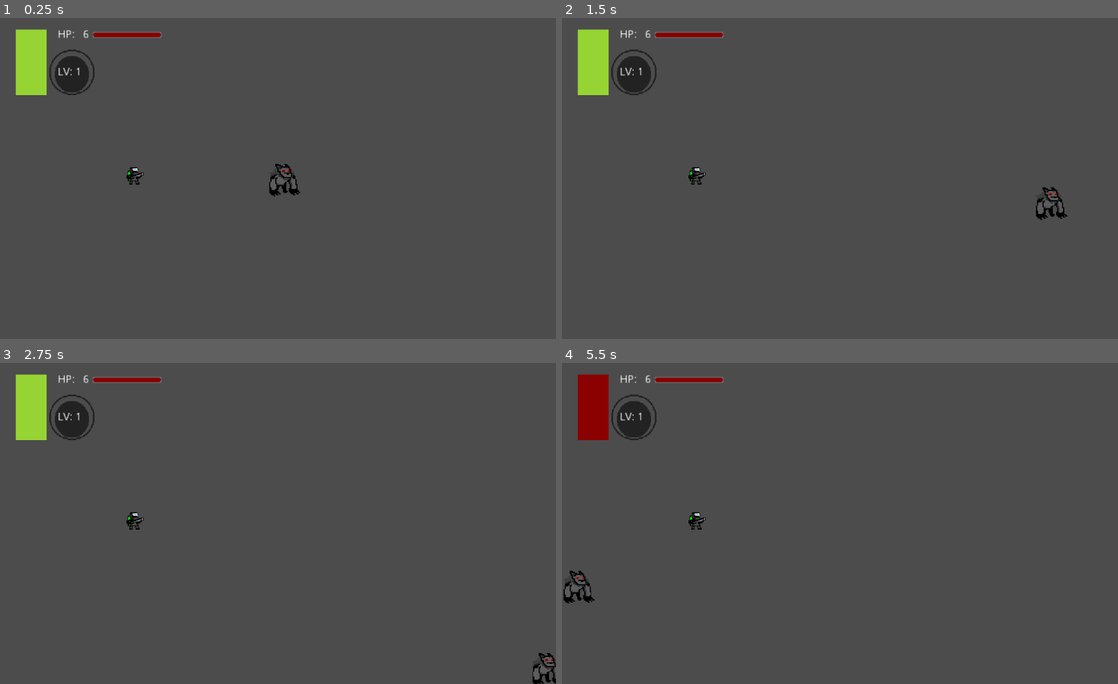
Above: before the commit, frames 1-4 (two rows, left to right).
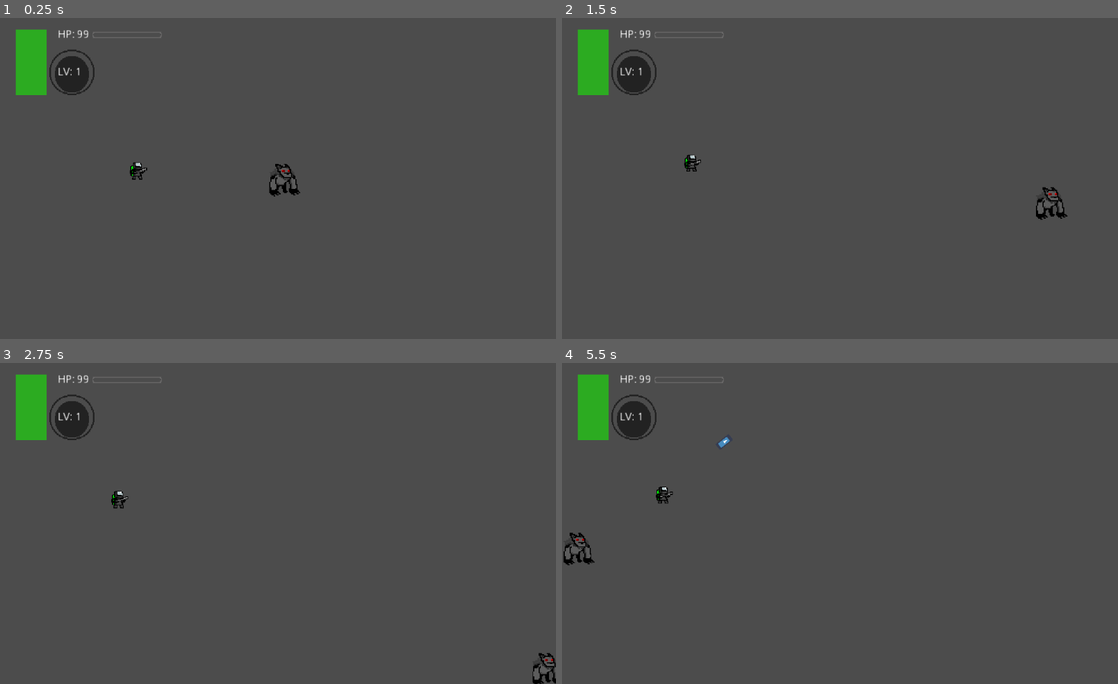
Above: after the commit, the same moments.

Repository: Grupo-DELU/codename-chiguirazo
Game: Godot game, scene res://Scenes/Main.tscn
Two runs of this game, one before a commit and one after it. Both use one fixed random seed, a clock stepped at 60 frames per second and the inputs below. The engine's default icon, where the game draws it, is replaced by a stand-in: a white triangle on a blue panel in a dark square.
Inputs (mouse positions are in pixels of both pictures, inside the frame that each line leads up to):
- Up to frame 1 (0.25 s): no input
- Up to frame 2 (1.5 s): move the mouse to (962, 159) at 0.52 s; hold Right (right) 0.53-1.28 s; click (962, 159) at 0.6 s; move the mouse to (728, 191) at 1.27 s; hold Down (down) from 1.28 s (still down); click (728, 191) at 1.35 s
- Up to frame 3 (2.75 s): move the mouse to (333, 449) at 2.02 s; release Down (down) at 2.03 s; hold Right (right) from 2.03 s (still down); click (333, 449) at 2.1 s
- Up to frame 4 (5.5 s): move the mouse to (812, 587) at 2.77 s; release Right (right) at 2.78 s; hold Up (up) 2.78-3.53 s; click (812, 587) at 2.85 s; move the mouse to (1006, 571) at 3.52 s; hold Left (left) 3.53-5.03 s; click (1006, 571) at 3.6 s; tap Space (skill, bound only before the commit) at 4.15 s; move the mouse to (673, 472) at 4.27 s; click (673, 472) at 4.35 s; move the mouse to (867, 520) at 5.02 s; hold Down (down) from 5.03 s (still down); click (867, 520) at 5.1 s

The runs differ from the first frame. In frame 1, 1.5% of the frame differs, in the area x 2-29%, y 3-52%; in frame 2, 1.5%; in frame 3, 1.6%; in frame 4, 2.0%, in the area x 0-31%, y 3-75%.
Error before the commit: Parse Error: Unknown class: "base_interface" (res://Scripts/BE_base_enemy.gd:1)
Error after the commit: Trying to assign value of type 'TextureProgress' to a variable of type 'ProgressBar'. (res://Scripts/GUI_signal_hub.gd:10)

Commit message:
Skill rework

Diff:
--- a/codename-chiguirazo/Scenes/BP_Lil_Wolf.tscn
+++ b/codename-chiguirazo/Scenes/BP_Lil_Wolf.tscn
@@ -1,11 +1,12 @@
-[gd_scene load_steps=7 format=2]
+[gd_scene load_steps=8 format=2]
 
 [ext_resource path="res://Scenes/ME_Base_Playeru.tscn" type="PackedScene" id=1]
 [ext_resource path="res://Scripts/LW_wolf_extras.gd" type="Script" id=2]
 [ext_resource path="res://Scripts/ME_healto_base.gd" type="Script" id=3]
 [ext_resource path="res://Scripts/Attack/LW_wolf_attack.gd" type="Script" id=4]
-[ext_resource path="res://Scripts/BP_player_movement.gd" type="Script" id=5]
-[ext_resource path="res://Sprites/Lobito.png" type="Texture" id=6]
+[ext_resource path="res://Scenes/BS_Wolf_Skill1.tscn" type="PackedScene" id=5]
+[ext_resource path="res://Scripts/BP_player_movement.gd" type="Script" id=6]
+[ext_resource path="res://Sprites/Lobito.png" type="Texture" id=7]
 
 [node name="Player" instance=ExtResource( 1 )]
 script = ExtResource( 2 )
@@ -16,17 +17,13 @@
 [node name="Attack" parent="." index="1"]
 script = ExtResource( 4 )
 
-[node name="BDuration" type="Timer" parent="Attack" index="3"]
-wait_time = 2.0
-one_shot = true
+[node name="Skill1" parent="Attack" index="2" instance=ExtResource( 5 )]
 
 [node name="Movement" parent="." index="2"]
-script = ExtResource( 5 )
+script = ExtResource( 6 )
 
 [node name="Supuraitu" parent="." index="4"]
 position = Vector2( 8.75, 0 )
 scale = Vector2( 1.91667, 1.875 )
-texture = ExtResource( 6 )
+texture = ExtResource( 7 )
 [connection signal="timeout" from="Attack/ATimer" to="Attack" method="_on_ATimer_timeout"]
-[connection signal="timeout" from="Attack/STimer" to="Attack" method="_on_STimer_timeout"]
-[connection signal="timeout" from="Attack/BDuration" to="Attack" method="_on_BDuration_timeout"]
--- /dev/null
+++ b/codename-chiguirazo/Scenes/BS_Wolf_Skill1.tscn
@@ -0,0 +1,10 @@
+[gd_scene load_steps=3 format=2]
+
+[ext_resource path="res://Scenes/Base_Skill.tscn" type="PackedScene" id=1]
+[ext_resource path="res://Scripts/WS_stat_buff.gd" type="Script" id=2]
+
+[node name="Skill" instance=ExtResource( 1 )]
+script = ExtResource( 2 )
+
+[node name="BDuration" type="Timer" parent="." index="1"]
+one_shot = true
--- /dev/null
+++ b/codename-chiguirazo/Scenes/Base_Skill.tscn
@@ -0,0 +1,7 @@
+[gd_scene format=2]
+
+[node name="Skill" type="Node2D"]
+
+[node name="SkillTimer" type="Timer" parent="."]
+one_shot = true
+[connection signal="timeout" from="SkillTimer" to="." method="_on_SkillTimer_timeout"]
--- a/codename-chiguirazo/Scenes/GUI.tscn
+++ b/codename-chiguirazo/Scenes/GUI.tscn
@@ -13,7 +13,6 @@
 custom_constants/margin_left = 20
 custom_constants/margin_bottom = 20
 script = ExtResource( 1 )
-usable_skill_color = Color( 0.588235, 0.831373, 0.2, 1 )
 
 [node name="HBoxContainer" type="HBoxContainer" parent="."]
 margin_left = 20.0
@@ -30,7 +29,7 @@
 margin_right = 40.0
 margin_bottom = 84.0
 rect_min_size = Vector2( 40, 20 )
-color = Color( 0.588235, 0.831373, 0.2, 1 )
+color = Color( 0.172549, 0.670588, 0.129412, 1 )
 
 [node name="Bars" type="VBoxContainer" parent="HBoxContainer"]
 editor/display_folded = true
--- a/codename-chiguirazo/Scenes/ME_Base_Playeru.tscn
+++ b/codename-chiguirazo/Scenes/ME_Base_Playeru.tscn
@@ -5,8 +5,5 @@
 
 [node name="Base Playeru" instance=ExtResource( 1 )]
 
-[node name="STimer" type="Timer" parent="Attack" index="2"]
-one_shot = true
-
 [node name="Supuraitu" parent="." index="4"]
 texture = ExtResource( 2 )
--- a/codename-chiguirazo/Scenes/Main.tscn
+++ b/codename-chiguirazo/Scenes/Main.tscn
@@ -69,3 +69,6 @@
 light_mask = 16
 anchor_bottom = 1.0
 margin_right = 227.0
+skill_usable = Color( 0.172549, 0.670588, 0.129412, 1 )
+skill_in_use = Color( 0.658824, 0.133333, 0.105882, 1 )
+skill_in_cooldown = Color( 0.278431, 0.282353, 0.341176, 1 )
--- a/codename-chiguirazo/Scripts/Attack/BP_pl_attack.gd
+++ b/codename-chiguirazo/Scripts/Attack/BP_pl_attack.gd
@@ -4,27 +4,23 @@
 
 #Atributos
 
-var c_skill :bool = true  #Check de la capacidad para usar la skill del personaje
-var skill_cooldown  :float
-var prolongated_skill :bool = false
+onready var Player :KinematicBody2D = get_parent()
+onready var Skill1 :Node2D = $"Skill1"
 #Metodos
-
-onready var Skill_timer = $"STimer"
-onready var Player = get_parent()
-
 func _physics_process(delta):
 	if Input.is_action_just_pressed("attack") and c_attack:
 		Basic_attack()
-	if Input.is_action_just_pressed("skill") and c_skill:
-		Use_skill()
+	if Input.is_action_just_pressed("skill1") and Skill1.can_use:
+		Skill1.Use_skill()
+	#match (skill_input) ???
 
 func Basic_attack() -> void:
 	Attack_timer.start()
 
-func Use_skill() -> void:
-
-	Skill_timer.start()
-
-
-func _on_STimer_timeout():
-	c_skill = true
+func Set_skill_cooldown(skill_name :String, time :float) -> void:
+	var STimer
+	for node in get_children():
+		if node.name == skill_name:
+			STimer = node.STimer
+			break
+	STimer.wait_time = time
--- a/codename-chiguirazo/Scripts/Attack/LW_wolf_attack.gd
+++ b/codename-chiguirazo/Scripts/Attack/LW_wolf_attack.gd
@@ -1,13 +1,10 @@
 extends pl_attack
 
 var slash :PackedScene = preload("res://Scenes/Wolf_Attack.tscn") #ataque del lobo
-var m_buff : float= 1.5 #Fuerza del buff (skill)
-var b_duration :float= 5.0  #duración del buff
+
 var s_range :float= 50.0 #rango del salsh (ataque) del lobo
 
-onready var Buff_duration = $"BDuration"
 
-signal b_finished
 
 func Basic_attack() -> void: #Slash (AOE)
 	c_attack = false
@@ -20,33 +17,3 @@
 	add_child(i_slash)
 
 	.Basic_attack() #esto es una supercall, ejecuta la función como está declarada en la clase base
-
-func Use_skill() -> void: #L1: BUFF
-	prolongated_skill = true
-	Player.emit_signal("skill_used",Player)
-	c_skill = false
-
-	var wolfie = get_parent()   #La skill es un buff a estas 3 stats
-	var w_damage = wolfie.damage
-	var w_defense = wolfie.defense
-	var w_speed = wolfie.max_speed
-	wolfie.buffed = true
-
-	wolfie.Damage_change(w_damage * m_buff)
-	wolfie.Defense_change(w_defense * m_buff)
-	wolfie.Speed_change(w_speed * m_buff)
-
-	Buff_duration.start()
-	yield(Buff_duration,"timeout")  #El buff es temporal (se deshace luegode un tiempo)
-
-	wolfie.Damage_change(w_damage)
-	wolfie.Defense_change(w_defense)
-	wolfie.Speed_change(w_speed)
-	emit_signal("b_finished")
-	wolfie.buffed = false
-	Timer
-	.Use_skill()  # espera al cooldown para poder usar la skill de nuevo
-
-
-func _on_BDuration_timeout():
-	pass # Replace with function body.
--- a/codename-chiguirazo/Scripts/BP_base_player.gd
+++ b/codename-chiguirazo/Scripts/BP_base_player.gd
@@ -19,16 +19,14 @@
 
 func update_stats():
 	.update_stats()
-	 #GUI Setup
-	Attack.get_node("STimer").wait_time = skill_cooldown
 
+	#Attack.get_node("STimer").wait_time = skill_cooldown
+	Attack.Set_skill_cooldown("Skill1", skill_cooldown)
+	      #hacer una sola función para los cooldowns de todas las skills???
 
 func Player_take_damage(damage :float) ->void:   #Para ducktyping xd
 	$"Health".Take_damage(damage)
 
-func _process(delta: float) -> void:
-	#Detecta que te estoy pidiendo todo el tiempo
-	pass
 #Metodos de experiencia y niveles
 
 func add_xp(value: float) -> void:   #LLamada por un enemigo cuando muere (te da su xp)
--- /dev/null
+++ b/codename-chiguirazo/Scripts/BS_base_skill.gd
@@ -0,0 +1,23 @@
+extends Node2D
+
+class_name base_skill
+
+#Limiting skill use
+var cooldown :float = 1.5
+var can_use :bool = true
+
+#Skill properties
+var is_prolongated :bool = false
+
+#Nodes
+onready var STimer :Timer= get_node("SkillTimer")
+onready var Manager :Node = get_parent()
+
+func _ready() -> void:
+	STimer.wait_time = cooldown
+
+func Use_skill() -> void:
+	STimer.start()
+
+func _on_SkillTimer_timeout():
+	can_use = true
--- a/codename-chiguirazo/Scripts/GUI_signal_hub.gd
+++ b/codename-chiguirazo/Scripts/GUI_signal_hub.gd
@@ -1,11 +1,23 @@
 extends MarginContainer
 
+#A lot of GUI children
 onready var hp_bar : HBoxContainer= $"HBoxContainer/Bars/Health"
+onready var hp_counter : NinePatchRect = hp_bar.get_node("Counter/Background")
+onready var hp_progress_bar: TextureProgress = hp_bar.get_node("ProgressBar")
+
 onready var exp_bar : HBoxContainer= $"HBoxContainer/Bars/Experience"
+onready var xp_counter : NinePatchRect = exp_bar.get_node("Counter/Background")
+onready var xp_progress_bar: ProgressBar = exp_bar.get_node("ProgressBar")
+
 onready var skill_visual1 : ColorRect = $"HBoxContainer/Skills/ColorRect"
-export(Color) var usable_skill_color = ColorN("darkblue")
 
-func _ready():
+
+#A lot of colors to see
+export(Color) var skill_usable = ColorN("darkblue")
+export(Color) var skill_in_use = ColorN("darkred")
+export(Color) var skill_in_cooldown = ColorN("darkgray")
+
+func _ready() ->void:
 	var player : KinematicBody2D = get_node("/root/Main/Player")
 
 	player.connect("xp_add",self,"Modify_xp")
@@ -14,33 +26,29 @@
 
 	Modify_health(player.Health.max_health) #Actualiza la GUI con la vida inicial de player
 
-func Modify_xp(player : KinematicBody2D):
-	var counter : NinePatchRect = exp_bar.get_node("Counter/Background")
-	var progress_bar: ProgressBar = exp_bar.get_node("ProgressBar")
+func Modify_xp(player : KinematicBody2D) ->void:
 	#update nivel actual
-	counter.get_node("Number").text = str(player.level)
+	xp_counter.get_node("Number").text = str(player.level)
 	##update barra de experiencia##
-	progress_bar.max_value = player.xp_required
-	progress_bar.value = max(0, player.xp_current)
+	xp_progress_bar.max_value = player.xp_required
+	xp_progress_bar.value = max(0, player.xp_current)
 
-func Modify_health(health):
-	var counter : NinePatchRect = hp_bar.get_node("Counter/Background")
-	var progress_bar: TextureProgress = hp_bar.get_node("ProgressBar")
+func Modify_health(health :float) ->void:
+	#update texto de vida
+	hp_counter.get_node("Number").text = str(max(0,health)) #que no dé un npumero menor que 0
+								#               en todo caso si pasa esto es porque está muerto.
+	#update healthbar#
+	hp_progress_bar.value = max(0,health)
 
-	#update texto de vida
-	counter.get_node("Number").text = str(max(0,health)) #que no dé un npumero menor que 0
-								#               en todo caso si pasa esto es porque está muerto.
+func Skill_feedback(player : KinematicBody2D) ->void:
+	var pAttack :Node = player.Attack  #Nodo de ataque
+	var skill : Node = pAttack.get_node("Skill1") #Cada skill tendrá su icono en laGUI
+	#Cada skill deberia emitir su propia señal ???
+	var cooldown_timer : Node = skill.get_node("SkillTimer")  #Señal cuando el cooldown acaba
 
-	#update healthbar#
-	progress_bar.value = max(0,health)
-
-func Skill_feedback(player : KinematicBody2D):
-	var pAttack = player.Attack  #Nodo de ataque
-	var cooldown_timer = pAttack.Skill_timer  #Señal cuando el cooldown acaba
-
-	skill_visual1.color = ColorN("darkred") #Se usó la skill
-	if pAttack.prolongated_skill: #casos particulares donde la skill no en insrantanea
-		yield(pAttack,"b_finished")         #Se termino la skill
-		skill_visual1.color = ColorN("darkgray")
+	skill_visual1.color = skill_in_use #Se usó la skill
+	if skill.is_prolongated: #casos particulares donde la skill no en insrantanea
+		yield(skill,"b_finished")         #Se termino la skill
+		skill_visual1.color = skill_in_cooldown
 	yield(cooldown_timer,"timeout") #Se acaba el cooldown y el rectangulo vuelve a su color original
-	skill_visual1.color = usable_skill_color
+	skill_visual1.color = skill_usable
--- a/codename-chiguirazo/Scripts/LW_wolf_extras.gd
+++ b/codename-chiguirazo/Scripts/LW_wolf_extras.gd
@@ -2,12 +2,18 @@
 
 var buffed : bool= false
 
+#For child node use
+export(float) var buff_duration :float = 1
 
 func Level_up_call()-> void:
 
 	if buffed:
 		print("¿Quien necesita subir de nivel? ESTOY MAMADÍSIMO ÒwÓ")
-		yield(Attack, "b_finished") #Espera a que el buff termine para continuar
+		yield(Attack.get_node("Skill1"), "b_finished") #Espera a que el buff termine para continuar
 		print("E-está bien, ahora si subiré de nivel UwU")
 
 	.Level_up_call()
+
+func update_stats():
+	.update_stats()
+	Attack.get_node("Skill1/BDuration").wait_time = buff_duration
--- /dev/null
+++ b/codename-chiguirazo/Scripts/WS_stat_buff.gd
@@ -0,0 +1,38 @@
+extends "res://Scripts/BS_base_skill.gd"
+
+var m_buff : float= 1.5 #Fuerza del buff (skill)
+
+#Nodes
+onready var Buff_duration: Timer = $"BDuration"
+signal b_finished
+
+func _ready():
+	is_prolongated = true
+
+func Use_skill() -> void: #L1: BUFF
+
+	var wolfie :KinematicBody2D = Manager.Player #El jugador
+
+	wolfie.emit_signal("skill_used",wolfie)
+	can_use = false
+
+	 #La skill es un buff a estas 3 stats
+	var w_damage = wolfie.damage
+	var w_defense = wolfie.defense
+	var w_speed = wolfie.max_speed
+	wolfie.buffed = true
+
+	wolfie.Damage_change(w_damage * m_buff)
+	wolfie.Defense_change(w_defense * m_buff)
+	wolfie.Speed_change(w_speed * m_buff)
+
+	Buff_duration.start()
+	yield(Buff_duration,"timeout")  #El buff es temporal (se deshace luegode un tiempo)
+
+	wolfie.Damage_change(w_damage)
+	wolfie.Defense_change(w_defense)
+	wolfie.Speed_change(w_speed)
+	emit_signal("b_finished")
+	wolfie.buffed = false
+
+	.Use_skill()  # espera al cooldown para poder usar la skill de nuevo
--- a/codename-chiguirazo/project.godot
+++ b/codename-chiguirazo/project.godot
@@ -14,15 +14,25 @@
 "language": "GDScript",
 "path": "res://Scripts/Attack/ME_attaku_base.gd"
 }, {
-"base": "movemento_base",
-"class": "base_Enemy",
+"base": "base_interface",
+"class": "base_enemy",
 "language": "GDScript",
 "path": "res://Scripts/BE_base_enemy.gd"
 }, {
+"base": "KinematicBody2D",
+"class": "base_interface",
+"language": "GDScript",
+"path": "res://Scripts/ME_base_interface.gd"
+}, {
 "base": "movemento_base",
-"class": "base_playeru",
+"class": "base_playeru_movement",
 "language": "GDScript",
-"path": "res://Scripts/BP_base_playeru.gd"
+"path": "res://Scripts/BP_player_movement.gd"
+}, {
+"base": "Node2D",
+"class": "base_skill",
+"language": "GDScript",
+"path": "res://Scripts/BS_base_skill.gd"
 }, {
 "base": "Node2D",
 "class": "base_weapon",
@@ -34,12 +44,17 @@
 "language": "GDScript",
 "path": "res://Scripts/Attack/BE_enem_attack.gd"
 }, {
+"base": "movemento_base",
+"class": "enemy_movement",
+"language": "GDScript",
+"path": "res://Scripts/BE_enemy_movement.gd"
+}, {
 "base": "Node2D",
 "class": "healto_base",
 "language": "GDScript",
 "path": "res://Scripts/ME_healto_base.gd"
 }, {
-"base": "KinematicBody2D",
+"base": "Node2D",
 "class": "movemento_base",
 "language": "GDScript",
 "path": "res://Scripts/ME_movemento_base.gd"
@@ -48,16 +63,25 @@
 "class": "pl_attack",
 "language": "GDScript",
 "path": "res://Scripts/Attack/BP_pl_attack.gd"
+}, {
+"base": "KinematicBody2D",
+"class": "player_interface",
+"language": "GDScript",
+"path": "res://Scripts/BP_base_player.gd"
 } ]
 _global_script_class_icons={
 "attaku_base": "",
-"base_Enemy": "",
-"base_playeru": "",
+"base_enemy": "",
+"base_interface": "",
+"base_playeru_movement": "",
+"base_skill": "",
 "base_weapon": "",
 "enem_attack": "",
+"enemy_movement": "",
 "healto_base": "",
 "movemento_base": "",
-"pl_attack": ""
+"pl_attack": "",
+"player_interface": ""
 }
 
 [application]
@@ -98,10 +122,20 @@
 , Object(InputEventKey,"resource_local_to_scene":false,"resource_name":"","device":0,"alt":false,"shift":false,"control":false,"meta":false,"command":false,"pressed":false,"scancode":90,"unicode":0,"echo":false,"script":null)
  ]
 }
-skill={
+skill1={
 "deadzone": 0.5,
 "events": [ Object(InputEventKey,"resource_local_to_scene":false,"resource_name":"","device":0,"alt":false,"shift":false,"control":false,"meta":false,"command":false,"pressed":false,"scancode":32,"unicode":0,"echo":false,"script":null)
 , Object(InputEventMouseButton,"resource_local_to_scene":false,"resource_name":"","device":0,"alt":false,"shift":false, …(202 unchanged characters)…
+ ]
+}
+skill2={
+"deadzone": 0.5,
+"events": [ Object(InputEventKey,"resource_local_to_scene":false,"resource_name":"","device":0,"alt":false,"shift":false,"control":false,"meta":false,"command":false,"pressed":false,"scancode":81,"unicode":0,"echo":false,"script":null)
+ ]
+}
+skill3={
+"deadzone": 0.5,
+"events": [ Object(InputEventKey,"resource_local_to_scene":false,"resource_name":"","device":0,"alt":false,"shift":false,"control":false,"meta":false,"command":false,"pressed":false,"scancode":69,"unicode":0,"echo":false,"script":null)
  ]
 }
 
